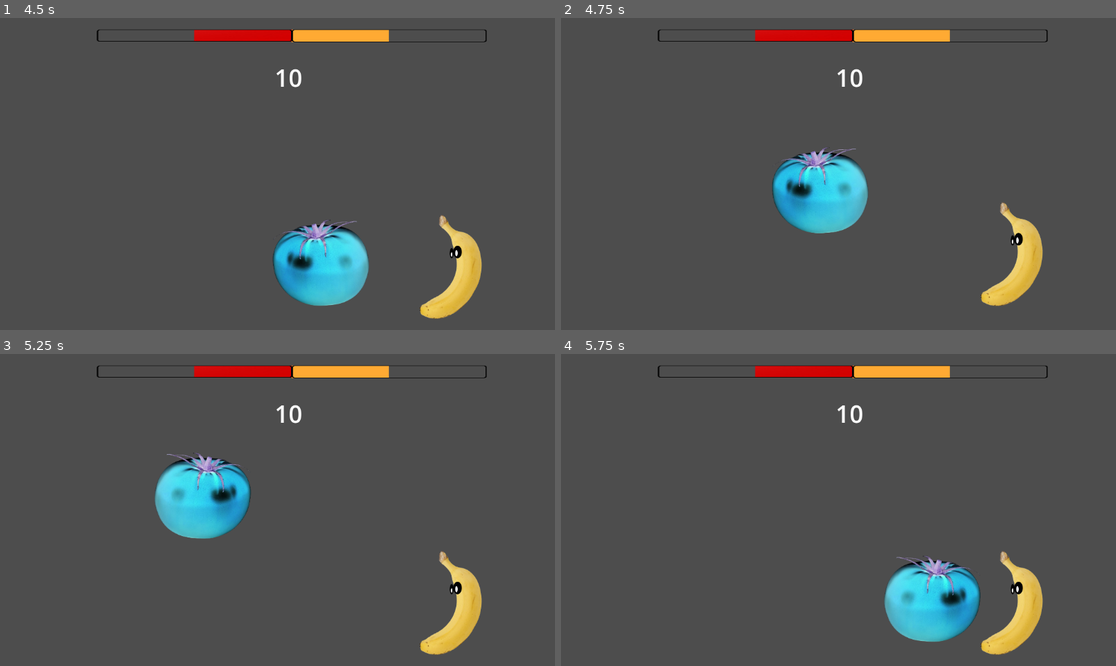
Above: before the commit, frames 1-4 (two rows, left to right).
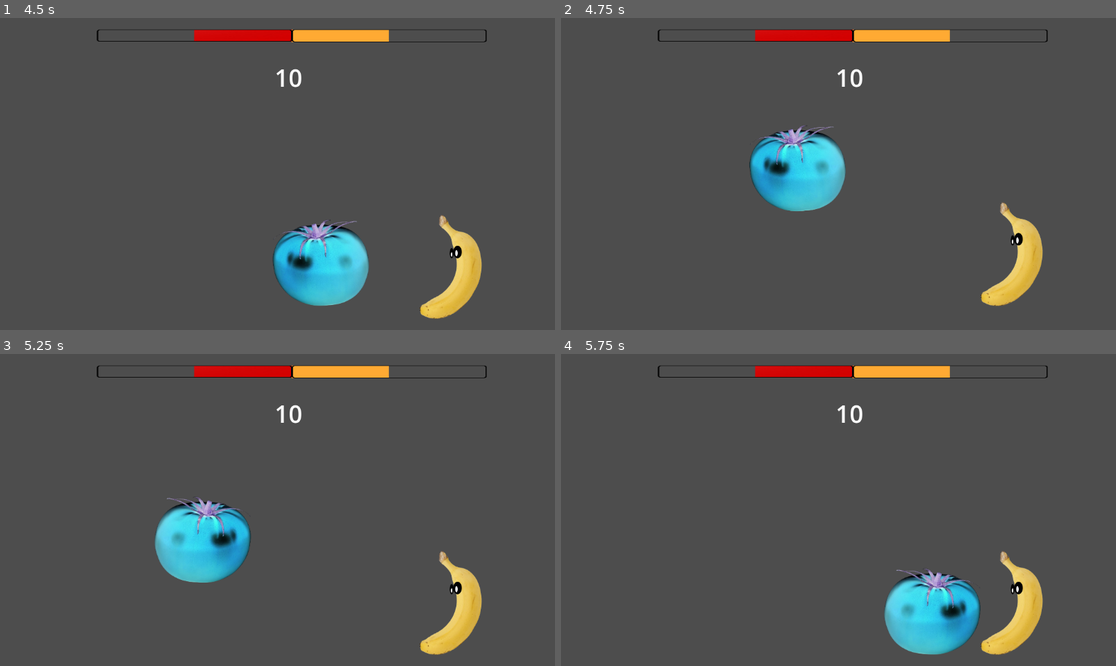
Above: after the commit, the same moments.

Repository: PZerua/ggj24_fruits
Game: Godot game, scene res://scenes/combat.tscn
Two runs of this game, one before a commit and one after it. Both use one fixed random seed, a clock stepped at 60 frames per second and the inputs below.
Inputs:
- Up to frame 1 (4.5 s): hold D (MOVE_RIGHT_1) 0.53-2.03 s; tap S (BLOCK_1) at 0.6 s; tap W (JUMP_1) at 0.77, 1.52, 3.02, 3.77 s; tap Down (BLOCK_2) at 0.8, 1.35 s; tap V (KICK_1) at 1.55, 2.1 s; hold A (MOVE_LEFT_1) 2.03-2.78 s; tap P (KICK_2) at 2.3, 2.85 s; hold D (MOVE_RIGHT_1) 2.78-4.28 s; tap C (PUNCH_1) at 3.05, 3.6 s; tap O (PUNCH_2) at 3.8, 4.35 s; hold A (MOVE_LEFT_1) from 4.28 s (still down)
- Up to frame 2 (4.75 s): keep holding A (MOVE_LEFT_1); tap W (JUMP_1) at 4.52 s; tap S (BLOCK_1) at 4.55 s
- Up to frame 3 (5.25 s): release A (MOVE_LEFT_1) at 5.03 s; hold D (MOVE_RIGHT_1) from 5.03 s (still down); tap S (BLOCK_1) at 5.1 s
- Up to frame 4 (5.75 s): keep holding D (MOVE_RIGHT_1); tap Down (BLOCK_2) at 5.3 s

Frame 1 is identical in both runs. In frame 2, 4.9% of the frame differs, in the area x 33-56%, y 34-70%; in frame 3, 5.7%, in the area x 27-46%, y 31-74%; in frame 4, 3.0%.

Commit message:
Fixes "block" move

Diff:
--- a/assets/fruits/banana/banana.gd
+++ b/assets/fruits/banana/banana.gd
@@ -1,6 +1,12 @@
 extends "res://assets/fruits/controller.gd"
 
 func _process(delta):
+	super._process(delta)
+
+	if Input.is_action_just_pressed("PUNCH_2"):
+		# %PunchAnimation.play("Punch")
+		pass
+
 	update_animation($AnimatedSprite2D, "", "")
 
 func _physics_process(delta):
--- a/assets/fruits/controller.gd
+++ b/assets/fruits/controller.gd
@@ -45,10 +45,10 @@
 
 	# BLOCK
 
-	if Input.is_action_pressed(block_button):
+	if Input.is_action_pressed(block_button) and available_hit_blocks > 0 and is_on_floor():
 		is_blocking = true
 
-	if Input.is_action_just_released(block_button):
+	if Input.is_action_just_released(block_button) or available_hit_blocks == 0:
 		is_blocking = false
 		recover_block_timer = TIME_RECOVER_BLOCK
 
@@ -93,7 +93,7 @@
 	if body.is_blocking:
 		body.available_hit_blocks -= 1
 		body.available_hit_blocks = max(body.available_hit_blocks, 0)
-		print("block used... (", body.available_hit_blocks, ")")
+		print("enemy used block... (", body.available_hit_blocks, " remaining)")
 	else:
 		body.life_points -= damage
 		life_points += damage
--- a/assets/fruits/tomato/tomato.gd
+++ b/assets/fruits/tomato/tomato.gd
@@ -1,6 +1,8 @@
 extends "res://assets/fruits/controller.gd"
 
 func _process(delta):
+	super._process(delta)
+
 	if Input.is_action_just_pressed("PUNCH_1"):
 		%PunchAnimation.play("Punch")
 
